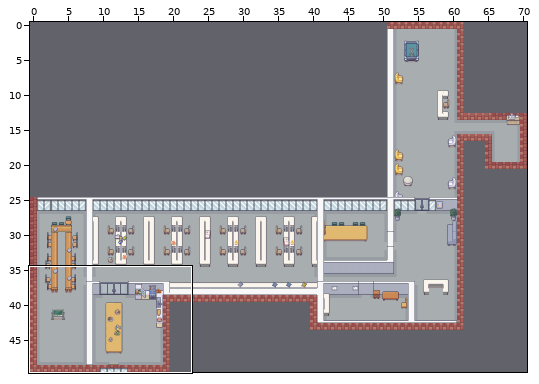
One commit to this Tiled map: world/tilemaps/PHL_MER.tmx. Above: a wide view before the commit, with the close-up outlined.
Close-up. Before:
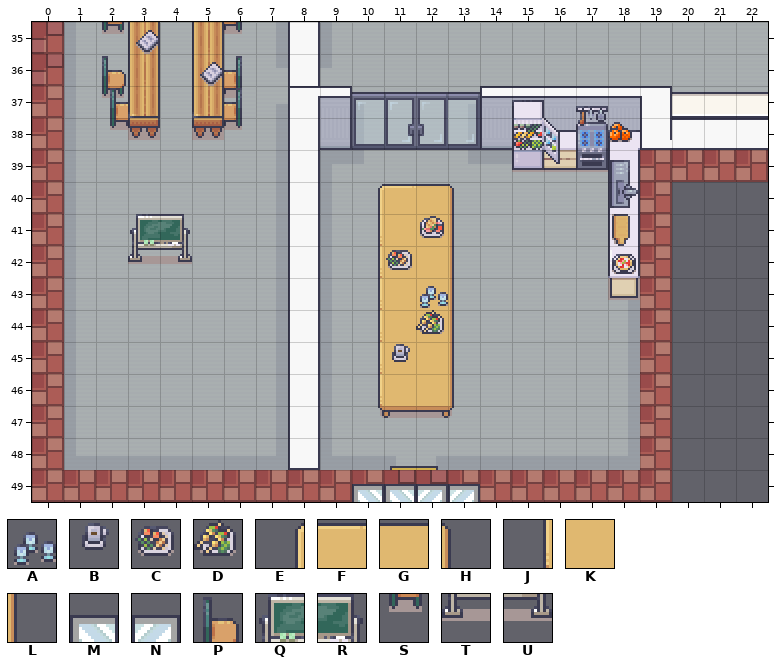
Cells are 48x48 px. Shown: x 0..22, y 35..49. The commit also changed other parts of the map, which this record leaves out.
Key: from "cuisine": A 337, B 370, C 385, D 386; from "tuile": E 165, F 166, G 167, H 168, J 181, K 182, L 184, M 450, N 450 flipped left-right, P 645, Q 650, R 651, S 661, T 666, U 667.
_ is an empty cell.
Layers that did not change in this view are not listed.
Layer "Meuble_H" before, first column x 0:
40 __________EFGH
41 ___QR_____JKKL
42 __________JKKL
43 __________JKKL
44 __________JKKL
45 __________JKKL
46 __________JKKL
47 ______________
48 ______________
49 __________MMNN
After the commit:
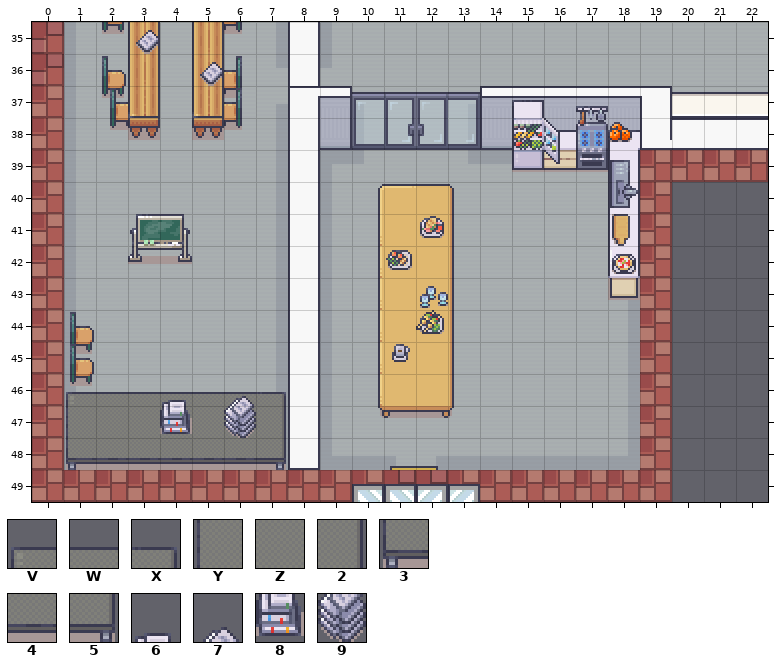
Further tiles: from "bureau": V 11, W 12, X 13, Y 27, Z 28, 2 29, 3 43, 4 44, 5 45, 6 224, 7 226, 8 240, 9 242.
Change:
Changed rows in their new state; . is an unchanged cell.
Layer "Meuble_B":
first column x 1:
45 S
46 S
Layer "Meuble_H":
first column x 1:
44 P......
45 P......
46 VWWWWWX
47 YZZZZZ2
48 3444445
Layer "Meuble_T":
first column x 4:
46 6.7
47 8.9
Boxes around the changes in both close-ups, in picture pixels (x1, y1, x2, y2):
added: (66, 312, 286, 470)
